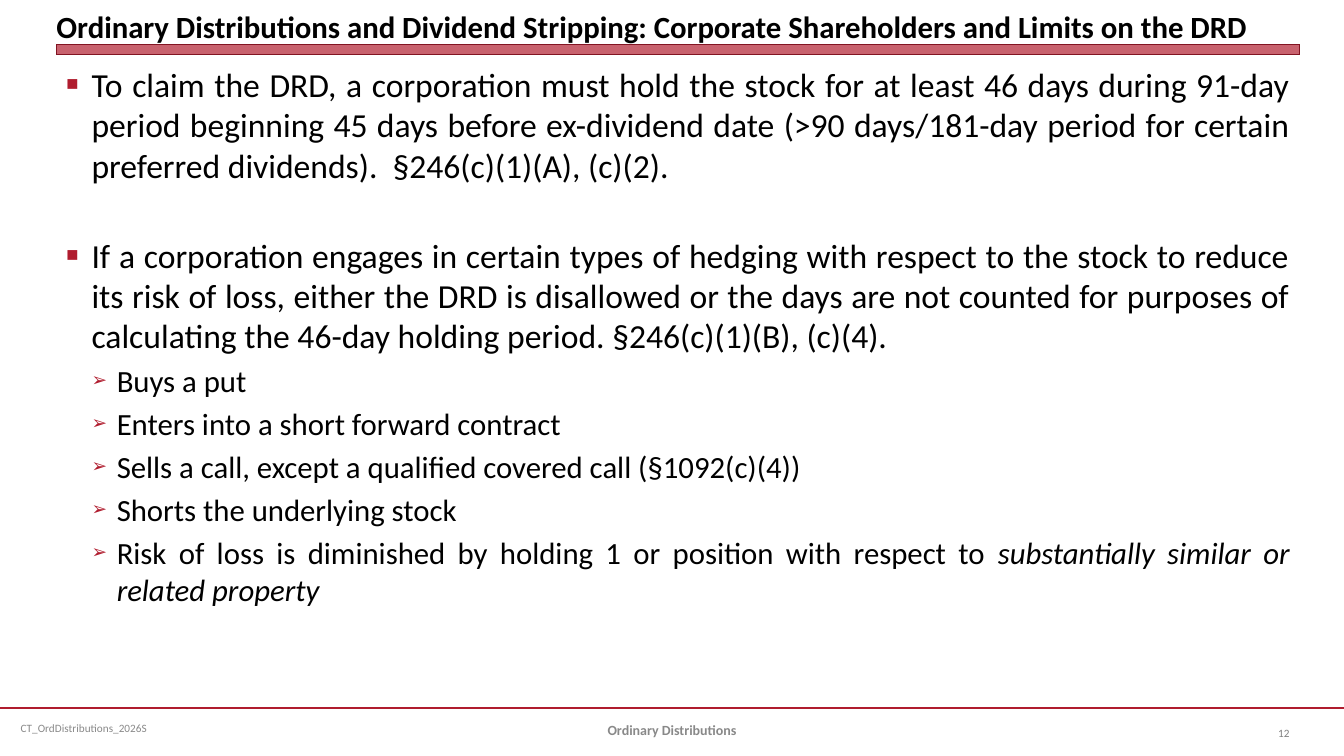
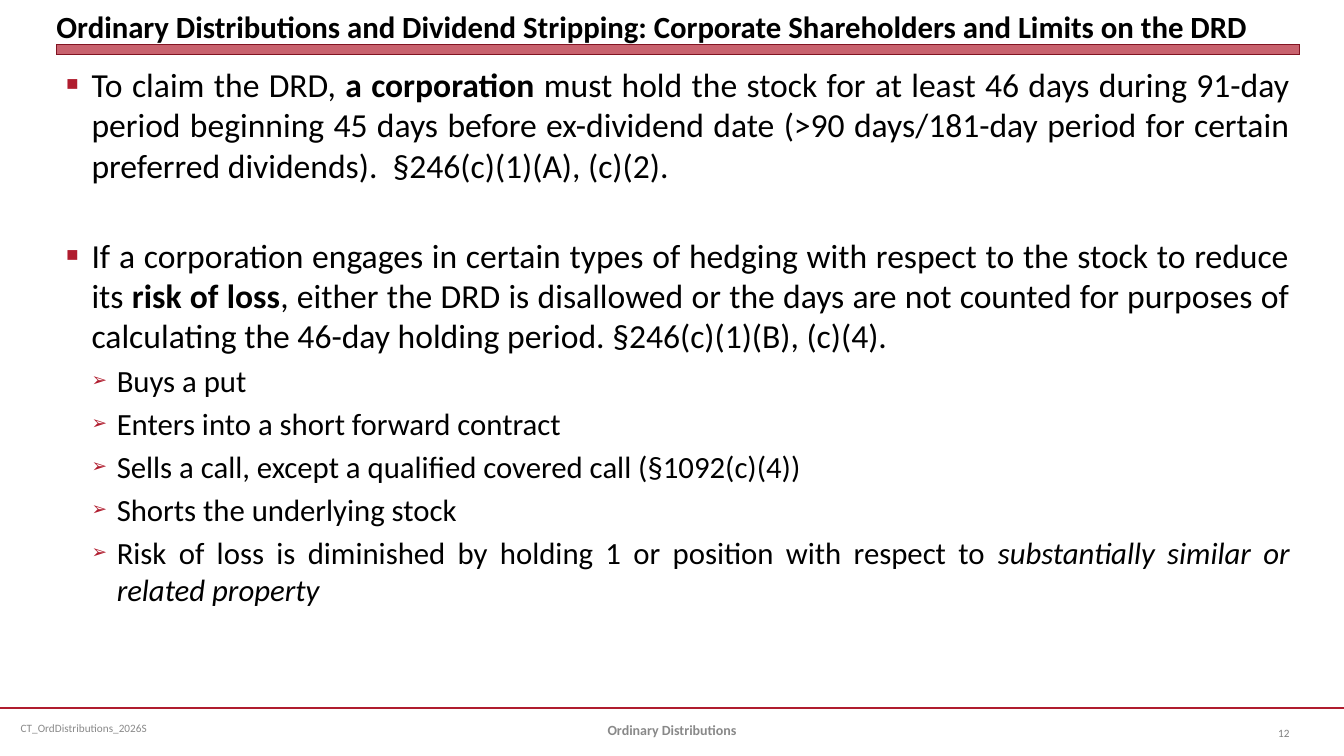
Before and after one commit to jmc877/Corporate-Tax, a slide deck: slide 12 of slides/CT_OrdDistributions_2026S.pptx. Drawn at 1344x756 pixels with LibreOffice and Linux fonts; fonts in the diff are those of the drawing. Boxes give left, top, right and bottom in pixels: in the first picture for what was removed or moved away, otherwise in the second. Text is boxed around its words. In the diff, an @@ line names an element or a change of style, - is before the commit and + after.

```diff
--- a/slides/CT_OrdDistributions_2026S.pptx
+++ b/slides/CT_OrdDistributions_2026S.pptx
@@ text at (92, 73, 1289, 354): bold on in "a corporation", "risk of loss," @@
```
Also in this commit, not shown: 7 other files.
